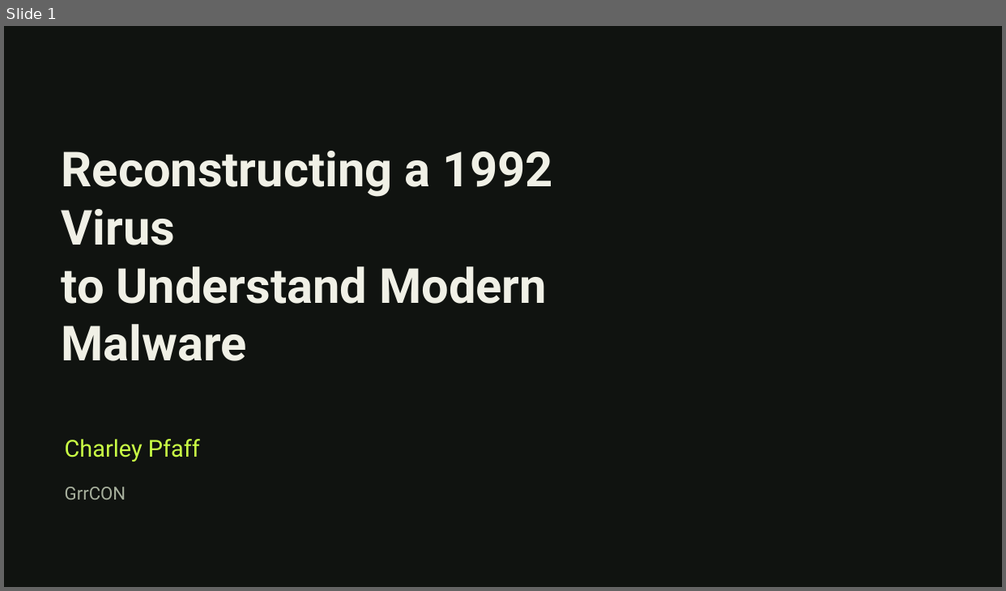
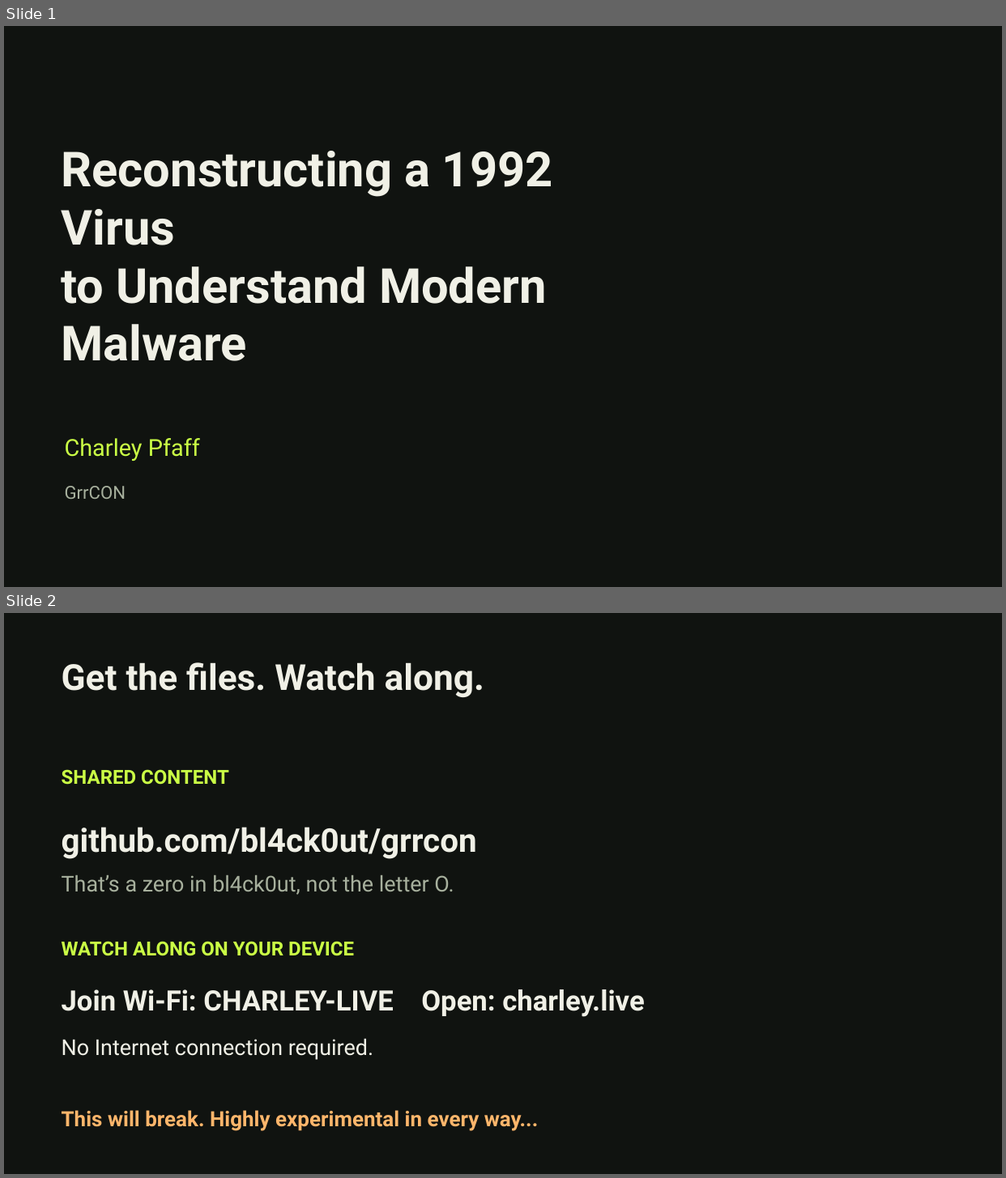
Before and after one commit to bl4ck0ut/grrcon, a slide deck: Charley_Pfaff_1992_Virus_GrrCON.pptx. Shown one above the other, each under a label of ours: slide 1 before the commit, slides 1 and 2 after it. The pictures are 1006x591 and 1006x1178 pixels, drawn with LibreOffice and Linux fonts; fonts in the diff are those of the drawing; background and template pictures are left out. Boxes give left, top, right and bottom in pixels: in the first picture for what was removed or moved away, otherwise in the second. Text is boxed around its words. In the diff, an @@ line names an element or a change of style, - is before the commit and + after.

```diff
--- a/Charley_Pfaff_1992_Virus_GrrCON.pptx
+++ b/Charley_Pfaff_1992_Virus_GrrCON.pptx
@@ slide 2 added at [4, 613, 1002, 1174], background #101310 @@
@@ text added at [62, 662, 484, 698], 34.5 pt, text #F0F0E6, bold @@
+Get the files. Watch along.
@@ text added at [62, 769, 229, 785], 18.8 pt, text #CAFF45, bold @@
+SHARED CONTENT
@@ text added at [62, 827, 477, 859], 31.5 pt, text #F0F0E6, bold @@
+github.com/bl4ck0ut/grrcon
@@ text added at [62, 875, 454, 895], 21 pt, text #A7B09D @@
+That’s a zero in bl4ck0ut, not the letter O.
@@ text added at [62, 941, 354, 956], 18.8 pt, text #CAFF45, bold @@
+WATCH ALONG ON YOUR DEVICE
@@ text added at [62, 990, 644, 1017], 27 pt, text #F0F0E6, bold @@
+Join Wi-Fi: CHARLEY-LIVE Open: charley.live
@@ text added at [62, 1038, 373, 1060], 21 pt, text #F0F0E6 @@
+No Internet connection required.
@@ text added at [62, 1110, 538, 1131], 20.2 pt, text #FFB66B, bold @@
+This will break. Highly experimental in every way...
```
Also in this commit, not shown: 7 slides changed, 1 other slide added.
